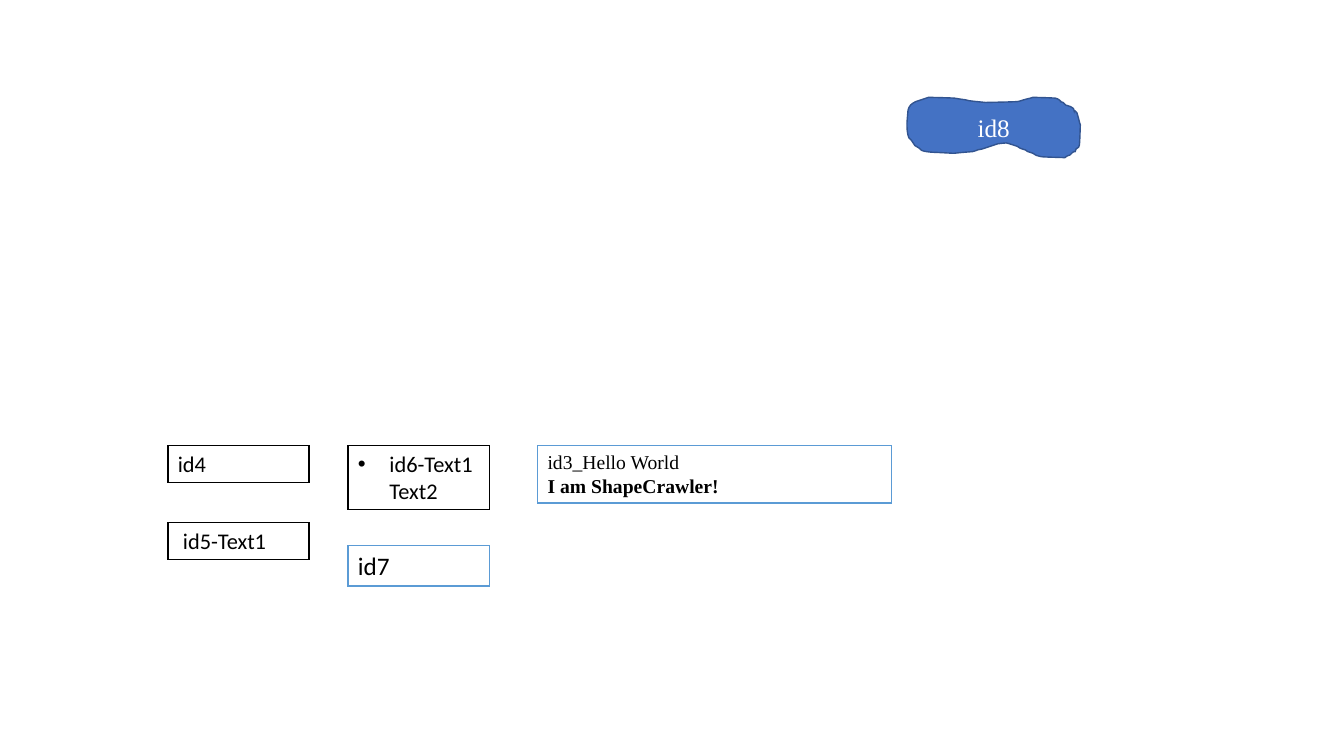
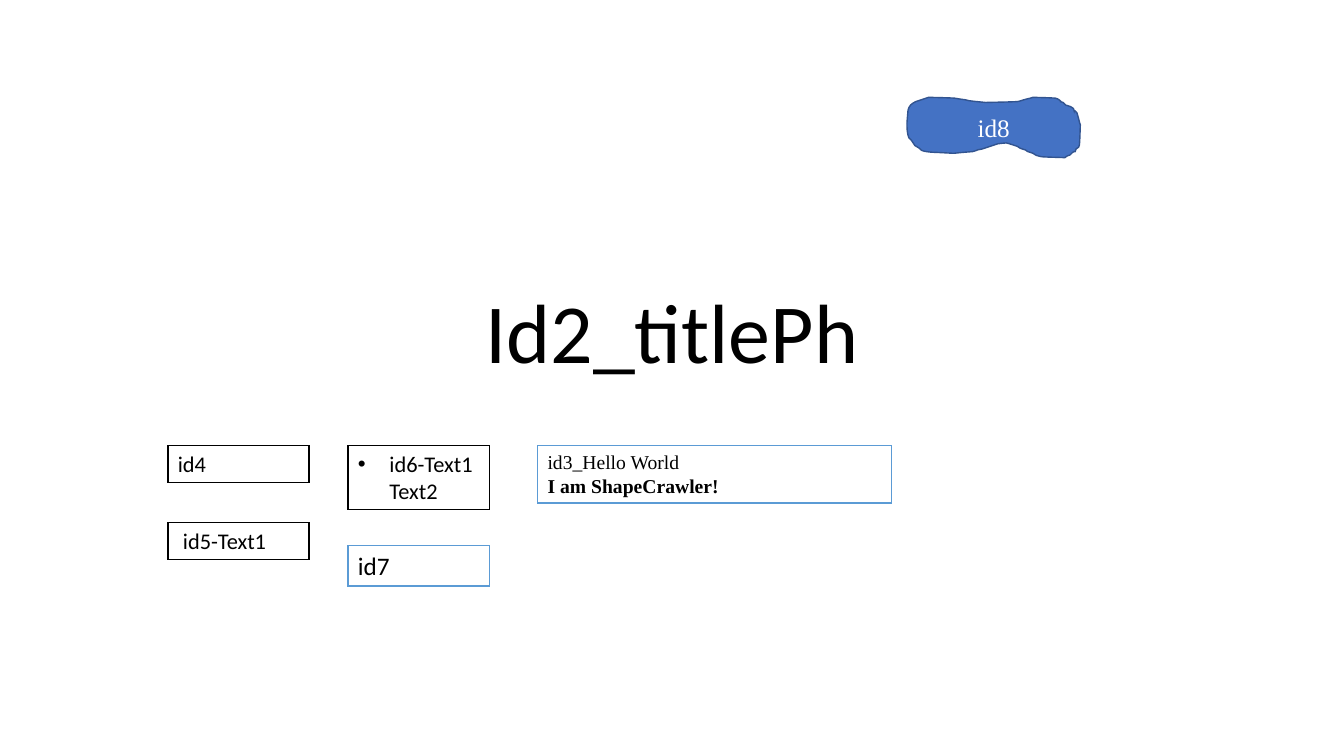
Before and after one commit to ShapeCrawler/ShapeCrawler, a slide deck: slide 1 of ShapeCrawler.Tests.Unit/Resource/001.pptx. Drawn at 1344x756 pixels with LibreOffice and Linux fonts; fonts in the diff are those of the drawing; background and template pictures are left out. Boxes give left, top, right and bottom in pixels: in the first picture for what was removed or moved away, otherwise in the second. Text is boxed around its words. In the diff, an @@ line names an element or a change of style, - is before the commit and + after.

```diff
--- a/ShapeCrawler.Tests.Unit/Resource/001.pptx
+++ b/ShapeCrawler.Tests.Unit/Resource/001.pptx
@@ title added at (485,304,858,375), 60 pt, text #000000 @@
+Id2_titlePh
```
Also in this commit, not shown: 17 other files.
